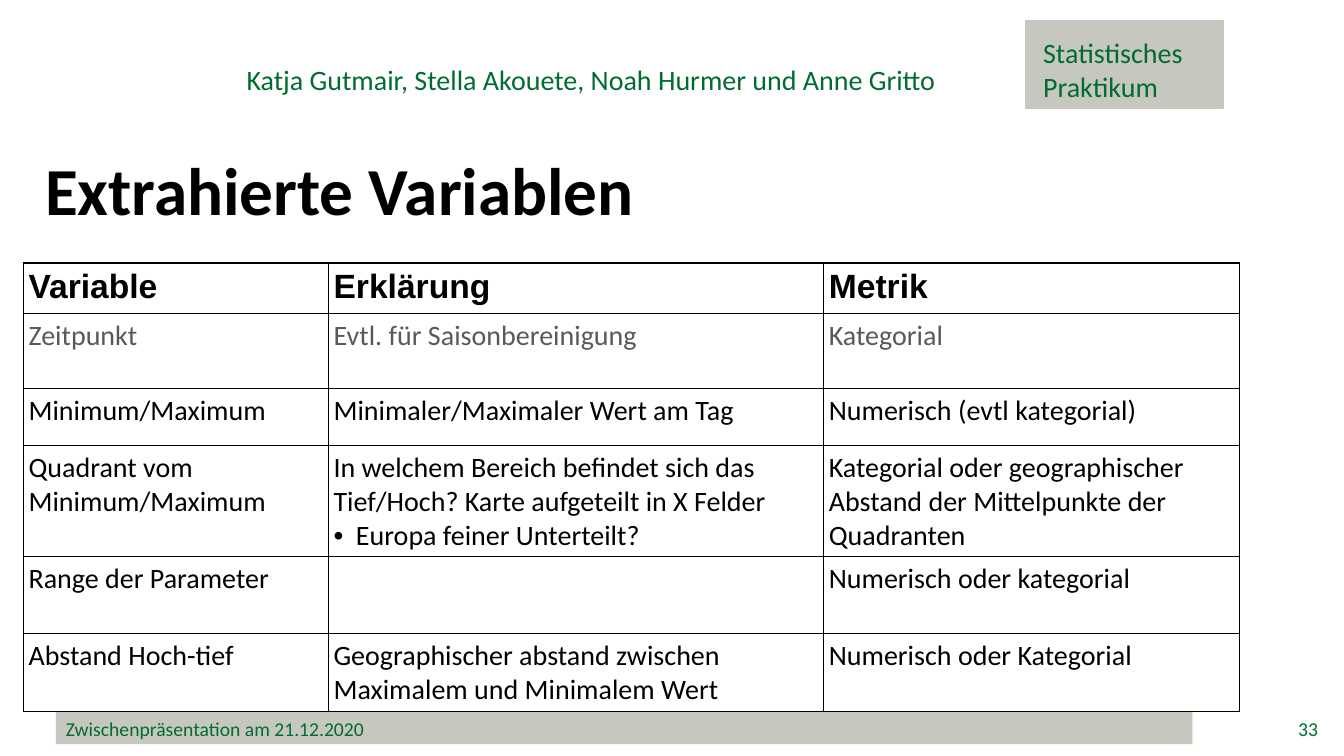
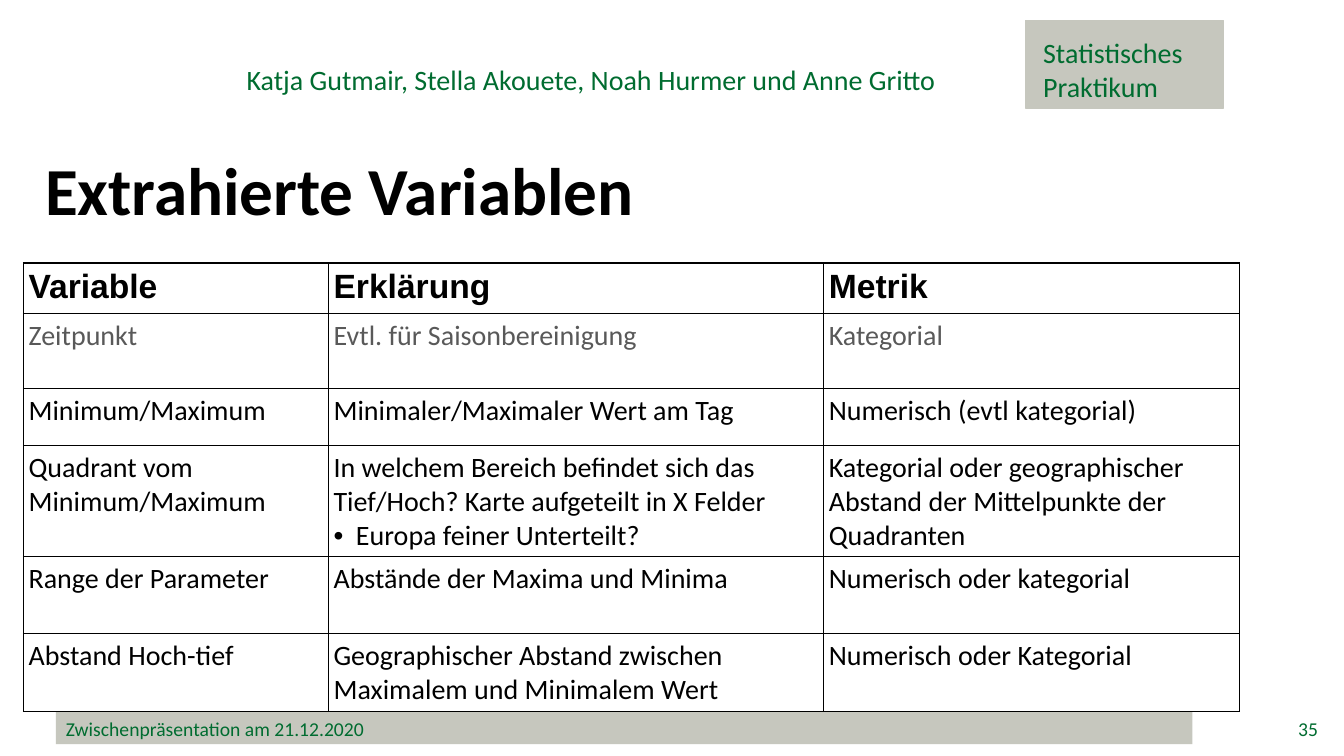
Before and after one commit to minimops/weatherFrog, a slide deck: slide 35 of ppt/Zwischenpraesentation_v1.1.pptx (slide 33 before the commit). Drawn at 1344x756 pixels with LibreOffice and Linux fonts; fonts in the diff are those of the drawing; background and template pictures are left out. Boxes give left, top, right and bottom in pixels: in the first picture for what was removed or moved away, otherwise in the second. Text is boxed around its words. In the diff, an @@ line names an element or a change of style, - is before the commit and + after.

Commit message:
fertige zwischenpräsentation mit anhang

```diff
--- a/ppt/Zwischenpraesentation_v1.1.pptx
+++ b/ppt/Zwischenpraesentation_v1.1.pptx
@@ table at (x1=23, y1=263, x2=1239, y2=712) @@
-row 5, column 2: 
+row 5, column 2: Abstände der Maxima und Minima
-row 6, column 2: Geographischer abstand zwischen Maximalem und Minimalem Wert
+row 6, column 2: Geographischer Abstand zwischen Maximalem und Minimalem Wert
@@ page number at (x1=1298, y1=723, x2=1318, y2=736): text changed @@
-33
+35
```
Also in this commit, not shown: 5 other slides changed, 8 slides added, 22 other files.
